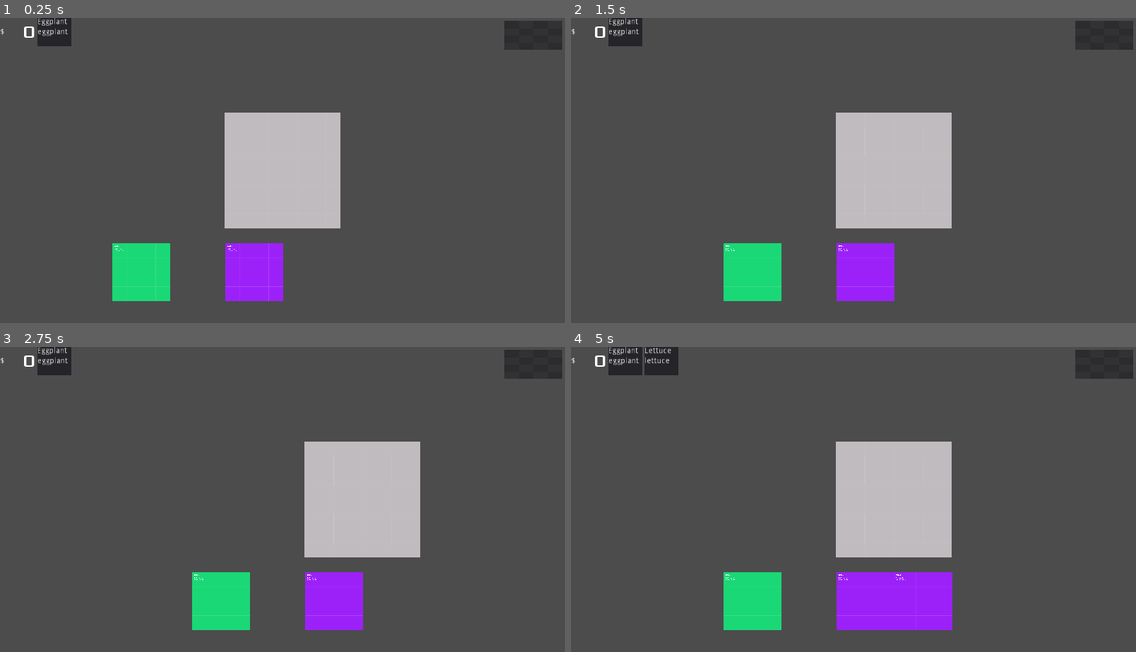
Above: before the commit, frames 1-4 (two rows, left to right).
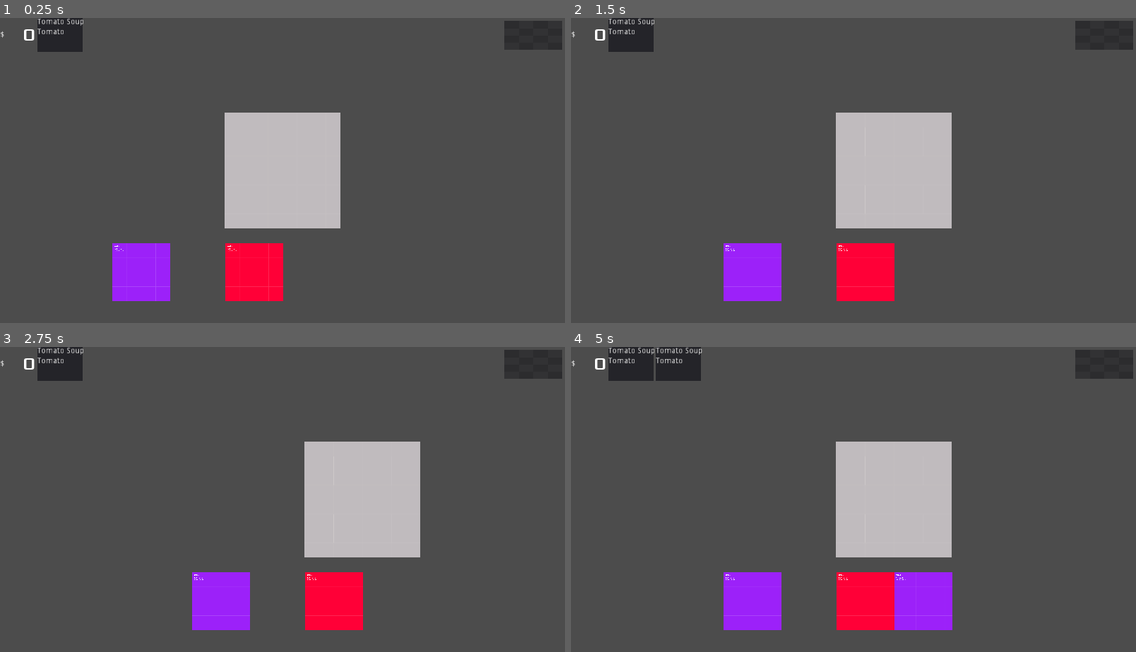
Above: after the commit, the same moments.

Repository: stewchan/kitchen
Game: Godot game, scene res://world/World.tscn
Two runs of this game, one before a commit and one after it. Both use one fixed random seed, a clock stepped at 60 frames per second and the inputs below. This scene is started directly instead of the project's main scene.
Inputs (mouse positions are in pixels of both pictures, inside the frame that each line leads up to):
- Up to frame 1 (0.25 s): no input
- Up to frame 2 (1.5 s): tap Enter at 0.5 s; move the mouse to (977, 155) at 0.52 s; hold Right (ui_right) 0.53-1.25 s; click (977, 155) at 0.67 s; drag from (740, 185) to (893, 170) at 1.27 s
- Up to frame 3 (2.75 s): tap Space at 2 s; move the mouse to (339, 432) at 2.02 s; hold Right (ui_right) from 2.03 s (still down)
- Up to frame 4 (5 s): release Right (ui_right) at 2.75 s; drag from (825, 560) to (904, 600) at 2.77 s; tap Enter at 3.5 s; move the mouse to (1023, 545) at 3.52 s; hold Left (ui_left) 3.53-4.25 s; drag from (684, 453) to (864, 600) at 4.27 s

The runs differ from the first frame. In frame 1, 4.4% of the frame differs, in the area x 0-51%, y 0-93%; in frame 2, 4.4%; in frame 3, 4.4%; in frame 4, 4.9%, in the area x 0-58%, y 0-93%.
Error in both runs: Invalid get index '3' (on base: 'Array'). (res://network/Network.gd:18)

Commit message:
Refactor ingredients and dishes into dict

Diff:
--- a/game/Game.gd
+++ b/game/Game.gd
@@ -1,9 +1,11 @@
 extends Node
 
 var WorldScene: PackedScene = preload("res://world/World.tscn")
+var world_count: int = 0
 
 onready var lobby = $Lobby
 onready var players = $Players
+
 
 
 func _ready() -> void:
@@ -12,9 +14,9 @@
 
 
 func on_start_game() -> void:
+	world_count += 1
 	var world = WorldScene.instance()
-	world.name = "World" + str(int(randi() % 100))
+	world.name = "World" + str(world_count)
 	add_child(world, true)
 	remove_child(players)
 	world.get_node("Players").replace_by(players)
-	world.start_game()
--- a/kitchen/draggable/ingredient/Ingredient.gd
+++ b/kitchen/draggable/ingredient/Ingredient.gd
@@ -17,12 +17,14 @@
 
 
 func set_texture() -> void:
-	if ingredient_name == "tomato":
+	if ingredient_name == "Tomato":
 		sprite.texture = tomato_img
-	elif ingredient_name == "lettuce":
+	elif ingredient_name == "Lettuce":
 		sprite.texture = lettuce_img
+	elif ingredient_name == "Eggplant":
+		sprite.texture = eggplant_img
 	else:
-		sprite.texture = eggplant_img
+		print("error")
 
 
 func set_name(value: String) -> void:
--- a/kitchen/servery/dish/Dish.gd
+++ b/kitchen/servery/dish/Dish.gd
@@ -3,16 +3,19 @@
 
 
 var ingredients = [] setget set_ingredients, get_ingredients
-var dish_name: String
+var dish_name: String setget set_name, get_name
+
+
+func set_name(val: String) -> void:
+	dish_name = val
 
 
 func get_name() -> String:
 	if not dish_name:
 		if not ingredients:
-			dish_name = "empty"
+			dish_name = "Empty"
 		else:
-			dish_name = PoolStringArray(ingredients).join(",")
-			dish_name = dish_name.capitalize()
+			dish_name = PoolStringArray(ingredients).join(",") + str(" Soup")
 	return dish_name
 
 
--- a/kitchen/servery/order/Order.gd
+++ b/kitchen/servery/order/Order.gd
@@ -16,7 +16,7 @@
 func set_dish(value: Dish) -> void:
 	dish = value
 	order_label.text = dish.get_name()
-	ingredients_label.text = PoolStringArray(dish.get_ingredients()).join(",")
+	ingredients_label.text = PoolStringArray(dish.get_ingredients()).join("\n")
 	add_child(dish)
 
 
--- a/kitchen/servery/order/Order.tscn
+++ b/kitchen/servery/order/Order.tscn
@@ -7,7 +7,7 @@
 margin_top = 5.0
 margin_right = 5.0
 margin_bottom = 5.0
-rect_min_size = Vector2( 60, 50 )
+rect_min_size = Vector2( 80, 60 )
 size_flags_vertical = 3
 script = ExtResource( 3 )
 
--- a/network/lobby/Lobby.gd
+++ b/network/lobby/Lobby.gd
@@ -15,8 +15,6 @@
 	get_tree().connect("network_peer_connected", self, "_on_player_connected")
 	get_tree().connect("network_peer_disconnected", self, "_on_player_disconnected")
 	get_tree().connect("connected_to_server", self, "_on_connected_to_server")
-
-
 	server_ip.text = Network.ip_address
 	message_label.text = "Your IP: " + Network.ip_address
 
--- a/ui/HUD.gd
+++ b/ui/HUD.gd
@@ -1,12 +1,26 @@
 extends CanvasLayer
 
-
-var score: int = 0
 
 onready var orders = $H/Orders
 onready var score_label = $H/ScoreLabel
 
 
-func update_score(val: int) -> void:
-	score = val
+func update_score_label(score: int) -> void:
 	score_label.text = str(score)
+
+
+func _on_World_order_added(order: Order) -> void:
+	var new_order = order.duplicate()
+	new_order.name = order.name
+	orders.add_child(new_order)
+
+
+func _on_World_order_completed(order: Order) -> void:
+	for o in orders.get_children():
+		if o.name == order.name:
+			orders.remove_child(o)
+			break
+
+
+func _on_World_score_changed(score: int) -> void:
+	update_score_label(score)
--- a/world/World.gd
+++ b/world/World.gd
@@ -1,9 +1,15 @@
 extends Node2D
 
+signal order_added(order)
+signal order_completed(order)
+signal score_changed(score)
 
 var score: int = 0
 var order_count: int = 0
 var ingredient_count: int = 0
+var level: int = 1
+var dish_options = {}
+var ingredient_options = []
 
 var IngredientScene = preload("res://kitchen/draggable/ingredient/Ingredient.tscn")
 var OrderScene = preload("res://kitchen/servery/order/Order.tscn")
@@ -13,7 +19,7 @@
 onready var players = $Players
 onready var servery = $Servery
 onready var hud = $HUD
-onready var orders = $HUD/H/Orders
+onready var orders = $Orders
 onready var items = $Items
 onready var ingredient_timer = $IngredientTimer
 onready var order_timer = $OrderTimer
@@ -22,14 +28,43 @@
 func _ready() -> void:
 	randomize()
 	servery.connect("served", self, "on_dish_served")
-
+	emit_signal("score_changed", score)
+	prepare_kitchen()
 	start_game()
 
 
+# TODO: Set up the game dish options and ingredients based on level
+func prepare_kitchen() -> void:
+	dish_options["Tomato Soup"] = ["Tomato"]
+	dish_options["Eggplant Soup"] = ["Eggplant"]
+	dish_options["Lettuce Soup"] = ["Lettuce"]
+	dish_options["Supreme Soup"] = ["Tomato", "Lettuce", "Eggplant"]
+	for dish_name in dish_options.keys():
+		for ingredient in dish_options[dish_name]:
+			if not ingredient_options.has(ingredient):
+				ingredient_options.append(ingredient)
+
+
+func random_dish() -> Dish:
+	var dish = DishScene.instance()
+	var r = randi() % dish_options.keys().size()
+	var dish_name = dish_options.keys()[r]
+	dish.dish_name = dish_name
+	dish.set_ingredients(dish_options[dish_name])
+	return dish
+
+
+func random_ingredient() -> Ingredient:
+	var ingredient = IngredientScene.instance()
+	var r = randi() % ingredient_options.size()
+	ingredient.ingredient_name = ingredient_options[r]
+	return ingredient
+
+
 func start_game() -> void:
-	spawn_ingredient()
-	spawn_ingredient()
-	spawn_order()
+	spawn_ingredient(random_ingredient())
+	spawn_ingredient(random_ingredient())
+	spawn_order(random_dish())
 	spawn_plate()
 	ingredient_timer.start()
 	order_timer.start()
@@ -43,55 +78,42 @@
 	plate.position = get_viewport_rect().size/2
 
 
-func spawn_order() -> void:
+func spawn_order(dish: Dish) -> void:
+	order_count += 1
 	var order = OrderScene.instance()
+	order.name = "Order" + str(order_count)
 	orders.add_child(order)
-	var dish = DishScene.instance()
-	var r = randi() % 3
-	if r == 1:
-		dish.ingredients = ["tomato"]
-	elif r == 2:
-		dish.ingredients = ["lettuce"]
-	else:
-		dish.ingredients = ["eggplant"]
 	order.set_dish(dish)
+	emit_signal("order_added", order)
 
 
-func spawn_ingredient() -> void:
-	var r = randi() % 3
-	var ingredient = IngredientScene.instance()
+func spawn_ingredient(ingredient: Ingredient) -> void:
 	ingredient_count += 1
-	ingredient.name = "ingredient" + str(ingredient_count)
-	if r == 1:
-		ingredient.set_name("tomato")
-	elif r == 2:
-		ingredient.set_name("lettuce")
-	else:
-		ingredient.set_name("eggplant")
 	ingredient.position = Vector2(ingredient_count % 4 * 200 + 50, 450)
-	items.call_deferred("add_child", ingredient)
+	items.call_deferred("add_child", ingredient, true)
 
 
 func on_dish_served(dish: Dish) -> void:
-	var order_valid = false
+	var completed_order: Order
 	for order in orders.get_children():
 		if not order.is_valid(dish):
 			continue
 		else:
-			order_valid = true
-			order.queue_free()
+			completed_order = order
 			break
-	if order_valid:
+	if completed_order:
 		score += 5
+		emit_signal("order_completed", completed_order)
+		completed_order.queue_free()
 	else:
 		score -= 1
-	hud.update_score(score)
+	emit_signal("score_changed", score)
 	spawn_plate()
 
 
 func _on_IngredientTimer_timeout() -> void:
-	spawn_ingredient()
+	spawn_ingredient(random_ingredient())
 
 
 func _on_OrderTimer_timeout() -> void:
-	spawn_order()
+	spawn_order(random_dish())
--- a/world/World.tscn
+++ b/world/World.tscn
@@ -11,9 +11,10 @@
 
 [node name="Players" type="Node" parent="."]
 
+[node name="Orders" type="Node2D" parent="."]
+visible = false
+
 [node name="Items" type="Node" parent="."]
-
-[node name="Ingredients" type="Node" parent="."]
 
 [node name="Servery" parent="." instance=ExtResource( 5 )]
 position = Vector2( 944, 31 )
@@ -24,5 +25,8 @@
 [node name="OrderTimer" type="Timer" parent="."]
 wait_time = 5.0
 
+[connection signal="order_added" from="." to="HUD" method="_on_World_order_added"]
+[connection signal="order_completed" from="." to="HUD" method="_on_World_order_completed"]
+[connection signal="score_changed" from="." to="HUD" method="_on_World_score_changed"]
 [connection signal="timeout" from="IngredientTimer" to="." method="_on_IngredientTimer_timeout"]
 [connection signal="timeout" from="OrderTimer" to="." method="_on_OrderTimer_timeout"]
